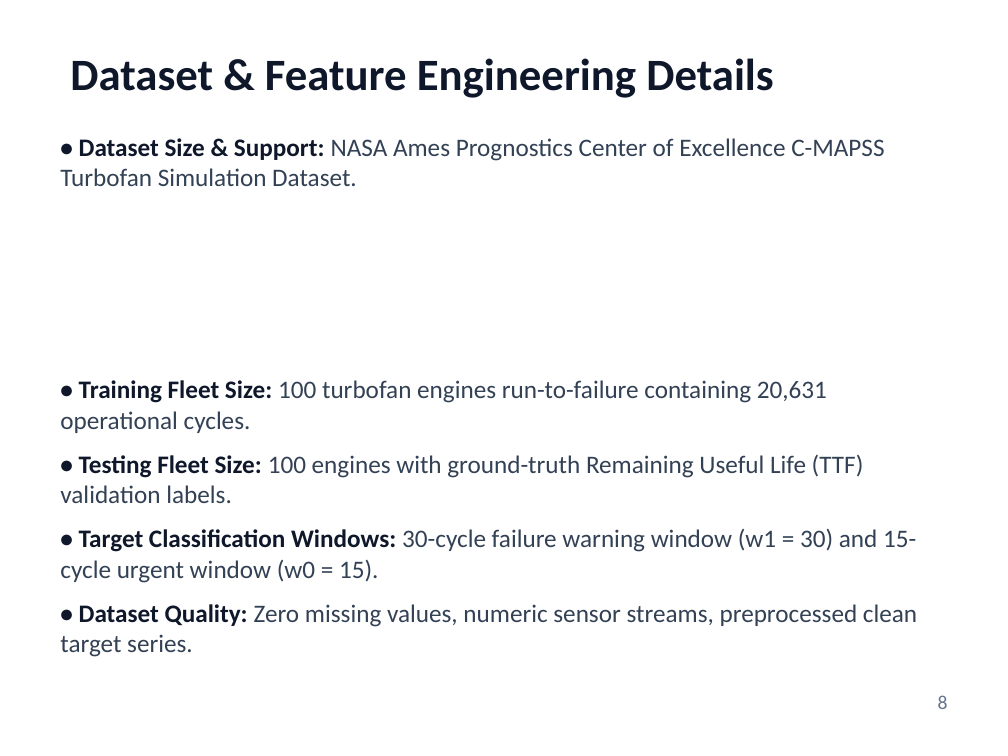
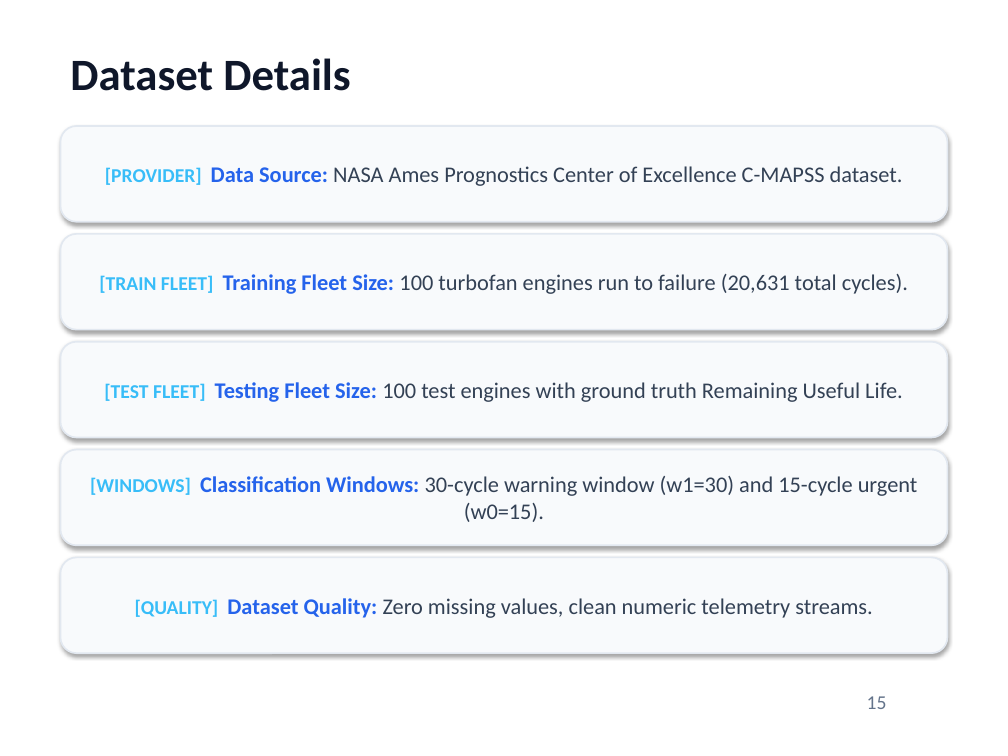
Before and after one commit to PiyushTiwari2051/Predictive-Master, a slide deck: slide 15 of Internship Presentation PPTs Template Final.pptx (slide 8 before the commit). Drawn at 1008x756 pixels with LibreOffice and Linux fonts; fonts in the diff are those of the drawing. Boxes give left, top, right and bottom in pixels: in the first picture for what was removed or moved away, otherwise in the second. Text is boxed around its words. In the diff, an @@ line names an element or a change of style, - is before the commit and + after.

```diff
--- a/Internship Presentation PPTs Template Final.pptx
+++ b/Internship Presentation PPTs Template Final.pptx
@@ text at [70,58,351,91]: text changed @@
-Dataset & Feature Engineering Details
+Dataset Details
@@ text removed at [60,138,917,657] @@
-• Dataset Size & Support: NASA Ames Prognostics Center of Excellence C-MAPSS Turbofan Simulation Dataset.
-• Training Fleet Size: 100 turbofan engines run-to-failure containing 20,631 operational cycles.
-• Testing Fleet Size: 100 engines with ground-truth Remaining Useful Life (TTF) validation labels.
-• Target Classification Windows: 30-cycle failure warning window (w1 = 30) and 15-cycle urgent window (w0 = 15).
-• Dataset Quality: Zero missing values, numeric sensor streams, preprocessed clean target series.
@@ rounded rectangle added at [60,126,948,222], fill #F8FAFC, outline #E2E8F0 1.2 pt, 16 pt, text #334155 @@
+[PROVIDER] Data Source: NASA Ames Prognostics Center of Excellence C-MAPSS dataset.
@@ rounded rectangle added at [60,234,948,330], fill #F8FAFC, outline #E2E8F0 1.2 pt, 16 pt, text #334155 @@
+[TRAIN FLEET] Training Fleet Size: 100 turbofan engines run to failure (20,631 total cycles).
@@ rounded rectangle added at [60,342,948,437], fill #F8FAFC, outline #E2E8F0 1.2 pt, 16 pt, text #334155 @@
+[TEST FLEET] Testing Fleet Size: 100 test engines with ground truth Remaining Useful Life.
@@ rounded rectangle added at [60,450,948,545], fill #F8FAFC, outline #E2E8F0 1.2 pt, 16 pt, text #334155 @@
+[WINDOWS] Classification Windows: 30-cycle warning window (w1=30) and 15-cycle urgent (w0=15).
@@ rounded rectangle added at [60,557,948,653], fill #F8FAFC, outline #E2E8F0 1.2 pt, 16 pt, text #334155 @@
+[QUALITY] Dataset Quality: Zero missing values, clean numeric telemetry streams.
@@ text at [867,696,887,709]: text changed @@
-8
+15
```
Also in this commit, not shown: 8 other slides changed, 33 slides added, 9 slides removed, 1 other file.
